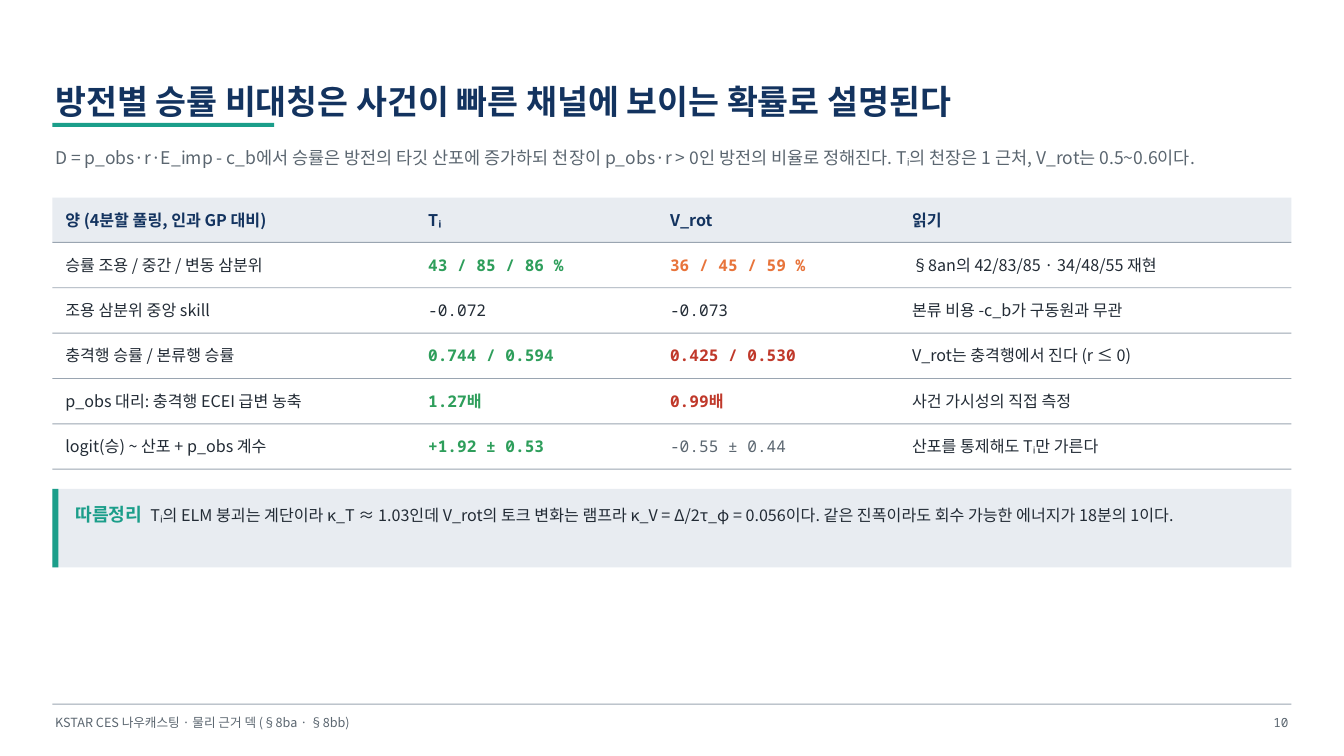
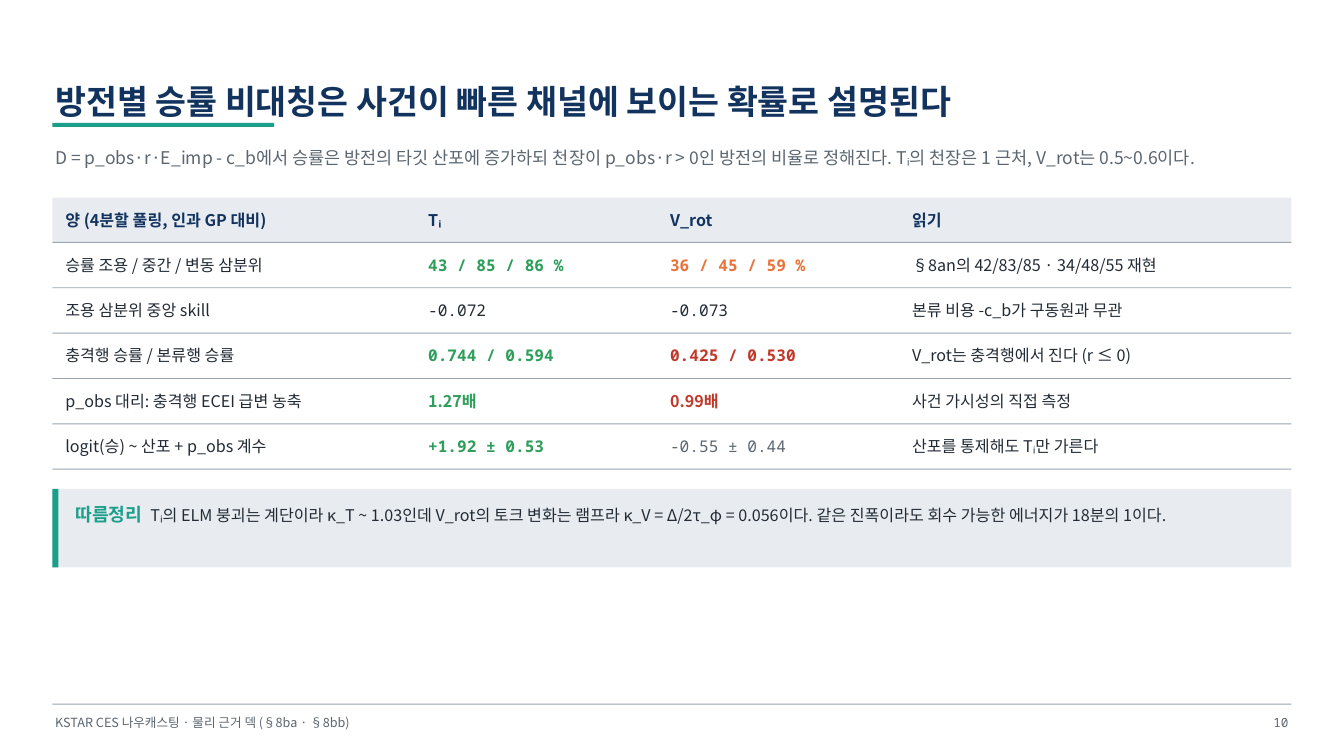
Before and after one commit to iseungsang01/ml-intern-revision, a slide deck: slide 13 of docs/presentation/KSTAR_CES_물리근거.pptx. Drawn at 1344x756 pixels with LibreOffice and Linux fonts; fonts in the diff are those of the drawing. Boxes give left, top, right and bottom in pixels: in the first picture for what was removed or moved away, otherwise in the second. Text is boxed around its words. In the diff, an @@ line names an element or a change of style, - is before the commit and + after.

```diff
--- a/docs/presentation/KSTAR_CES_물리근거.pptx
+++ b/docs/presentation/KSTAR_CES_물리근거.pptx
@@ text "1.27배" at (428,393,477,409): font Noto Sans Mono to Noto Sans CJK KR @@
@@ text "0.99배" at (670,393,719,409): font Noto Sans Mono to Noto Sans CJK KR @@
@@ text at (75,505,1166,524): text changed @@
-따름정리 Tᵢ의 ELM 붕괴는 계단이라 κ_T ≈ 1.03인데 V_rot의 토크 변화는 램프라 κ_V = Δ/2τ_φ = 0.056이다. 같은 진폭이라도 회수 가능한 에너지가 18분의 1이다.
+따름정리 Tᵢ의 ELM 붕괴는 계단이라 κ_T ~ 1.03인데 V_rot의 토크 변화는 램프라 κ_V = Δ/2τ_φ = 0.056이다. 같은 진폭이라도 회수 가능한 에너지가 18분의 1이다.
```
Also in this commit, not shown: 6 other slides changed, 1 other file.
